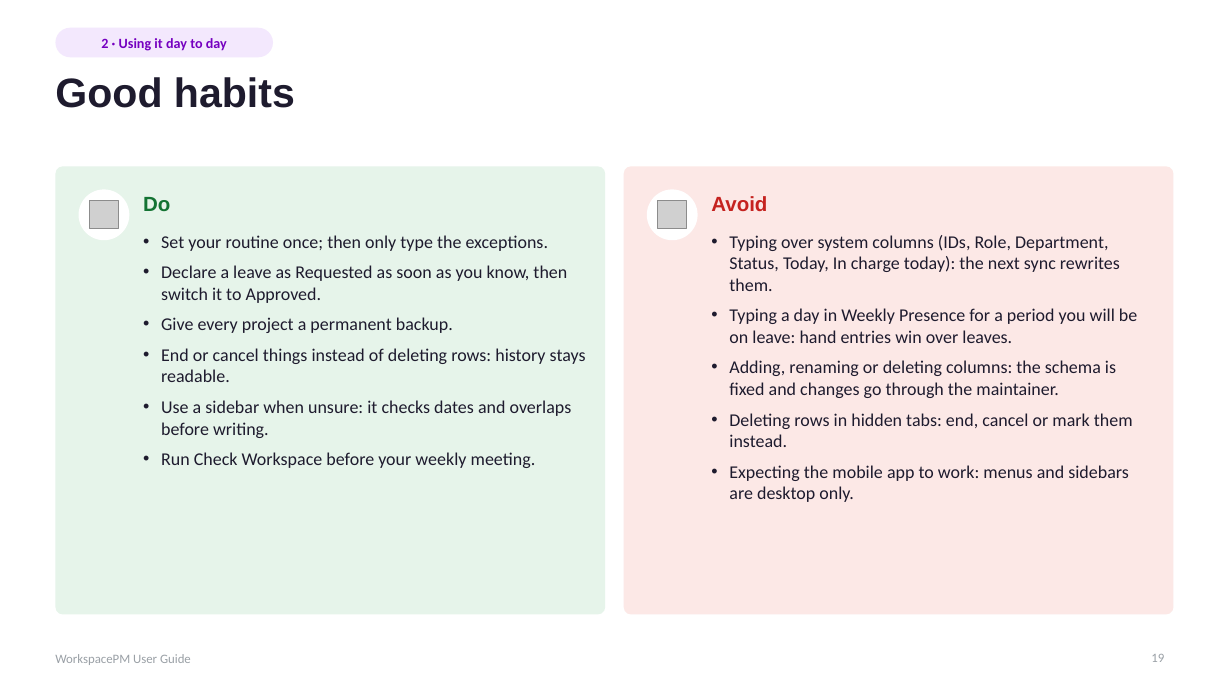
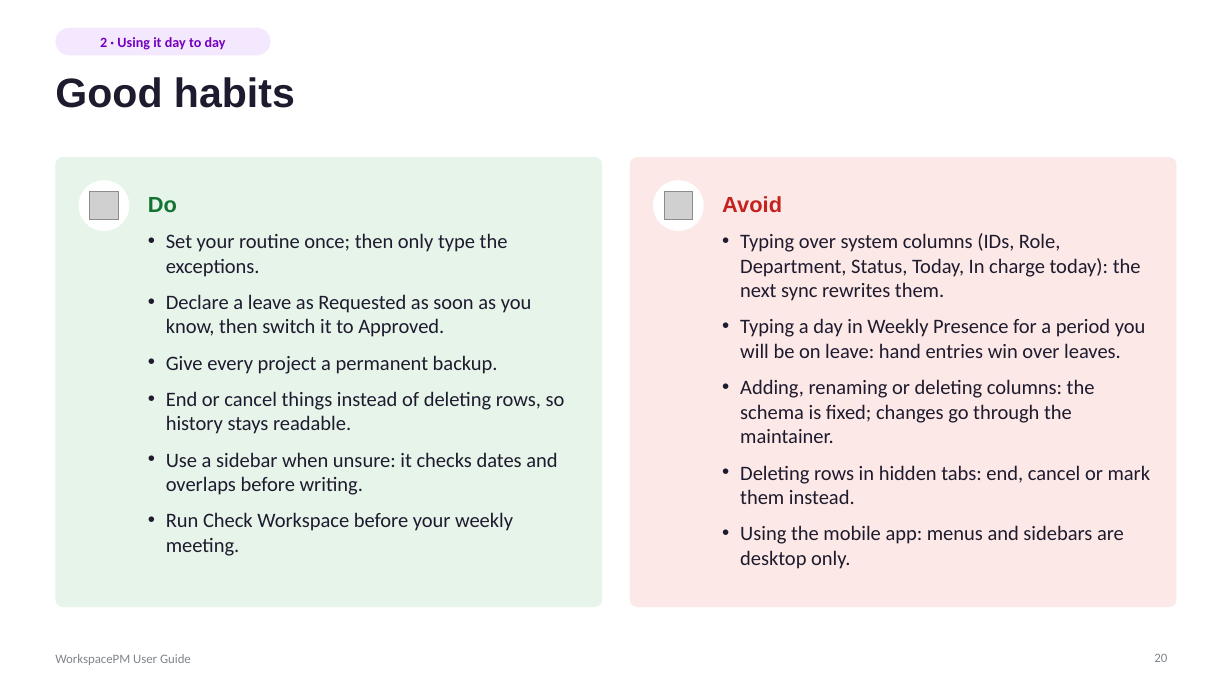
Before and after one commit to hugoglvs/WorkspaceTM, a slide deck: slide 20 of docs/WorkspacePM User Guide.pptx (slide 19 before the commit). Drawn at 1232x693 pixels with LibreOffice and Linux fonts; fonts in the diff are those of the drawing; grey boxes stand for pictures. Boxes give left, top, right and bottom in pixels: in the first picture for what was removed or moved away, otherwise in the second. Text is boxed around its words. In the diff, an @@ line names an element or a change of style, - is before the commit and + after.

```diff
--- a/docs/WorkspacePM User Guide.pptx
+++ b/docs/WorkspacePM User Guide.pptx
@@ rounded rectangle "2 · Using it day ..." at box(55, 28, 271, 55): proportions changed @@
@@ 1 picture, 1 rounded rectangle, 1 ellipse: place and size @@
-1 picture, 1 rounded rectangle, 1 ellipse at box(55, 166, 605, 615)
+1 picture, 1 rounded rectangle, 1 ellipse at box(55, 157, 603, 607)
@@ text "Do" at box(148, 197, 177, 212): size 16 to 17 pt @@
@@ 1 picture, 1 rounded rectangle, 1 ellipse: place and size @@
-1 picture, 1 rounded rectangle, 1 ellipse at box(624, 166, 1174, 615)
+1 picture, 1 rounded rectangle, 1 ellipse at box(630, 157, 1177, 607)
@@ text "Avoid" at box(722, 196, 782, 212): size 16 to 17 pt @@
@@ text "Avoid": place and size @@
-text "Avoid" at box(711, 196, 767, 211)
+text "Avoid" at box(722, 196, 782, 212)
@@ text at box(166, 233, 557, 556): size 14 to 16 pt in "Set your routine once; then only type ...", "Declare a leave as Requested as soon ...", "Give every project a permanent backup.", "Use a sidebar when unsure: it checks ..." and 1 more places; more space between paragraphs; less space between paragraphs @@
@@ text "Typing over system columns (IDs, ...": place and size @@
-text "Typing over system columns (IDs, ..." at box(729, 235, 1137, 502)
+text "Typing over system columns (IDs, ..." at box(740, 233, 1151, 569)
@@ text at box(740, 233, 1151, 504): size 14 to 16 pt in "Typing over system columns (IDs, Role, Department, ...", "Typing a day in Weekly Presence for ...", "Deleting rows in hidden tabs: end, cancel ..."; more space between paragraphs @@
@@ text at box(740, 379, 1095, 443): text changed; size 14 to 16 pt @@
-• Adding, renaming or deleting columns: the schema is fixed and changes go through the maintainer.
+• Adding, renaming or deleting columns: the schema is fixed; changes go through the maintainer.
@@ text at box(166, 391, 565, 434): text changed; size 14 to 16 pt @@
-• End or cancel things instead of deleting rows: history stays readable.
+• End or cancel things instead of deleting rows, so history stays readable.
@@ text at box(740, 525, 1124, 569): text changed; size 14 to 16 pt @@
-• Expecting the mobile app to work: menus and sidebars are desktop only.
+• Using the mobile app: menus and sidebars are desktop only.
@@ text "WorkspacePM User Guide" at box(55, 654, 191, 665): text colour #9AA0A6 to #80868B @@
@@ page number at box(1154, 654, 1167, 662): text changed; text colour #9AA0A6 to #80868B @@
-19
+20
```
Also in this commit, not shown: 50 other slides changed, 1 slide added, 27 other files.
